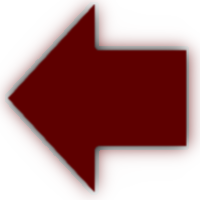
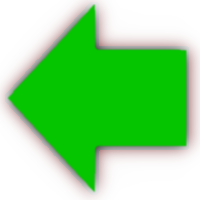
Comparing the layer stacks of the two 200x200 images. Changes:
added layer "Transformation copy #3" above "Transformation copy #1" over [7, 4, 187, 193]
showed "Transformation copy #1", painted on it over [7, 4, 187, 193]
painted on "Transformation copy" over [7, 4, 187, 193]
